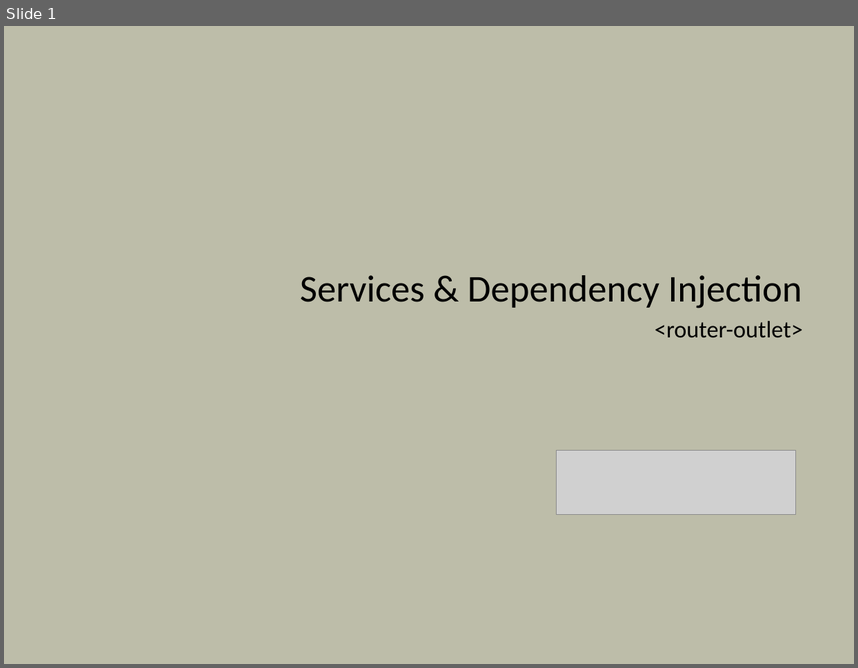
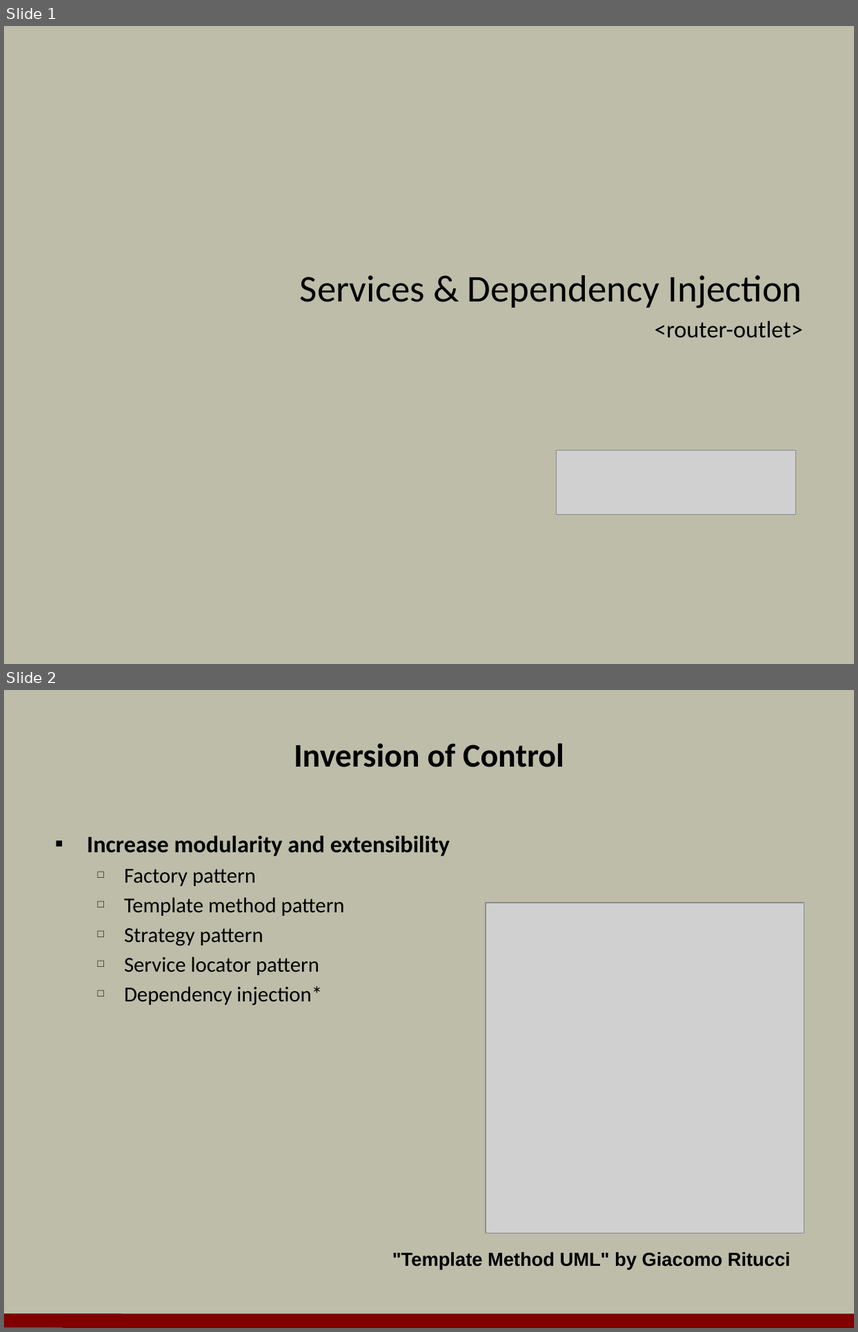
Before and after one commit to OdeToCode/classes, a slide deck: angular2/slides/04_Services_DI.pptx. Shown one above the other, each under a label of ours: slide 1 before the commit, slides 1 and 2 after it. The pictures are 858x668 and 858x1332 pixels, drawn with LibreOffice and Linux fonts; fonts in the diff are those of the drawing; grey boxes stand for pictures; background and template pictures are left out. Boxes give left, top, right and bottom in pixels: in the first picture for what was removed or moved away, otherwise in the second. Text is boxed around its words. In the diff, an @@ line names an element or a change of style, - is before the commit and + after.

```diff
--- a/angular2/slides/04_Services_DI.pptx
+++ b/angular2/slides/04_Services_DI.pptx
@@ slide 2 added at (4,690,854,1328), background #BDBDA9 @@
@@ title added at (294,743,564,767), 28 pt, text #000000, bold @@
+Inversion of Control
@@ text added at (87,836,450,1005), 18 pt, text #000000 @@
+▪ Increase modularity and extensibility
+  □ Factory pattern
+  □ Template method pattern
+  □ Strategy pattern
+  □ Service locator pattern
+  □ Dependency injection*
@@ picture added at (486,903,805,1232) @@
@@ text added at (392,1252,791,1269), 16 pt, text #000000, bold @@
+"Template Method UML" by Giacomo Ritucci
@@ line added from (4, 1320) to (854, 1321), #800000 12 pt @@
```
Also in this commit, not shown: 16 other slides added, 1 other file.
